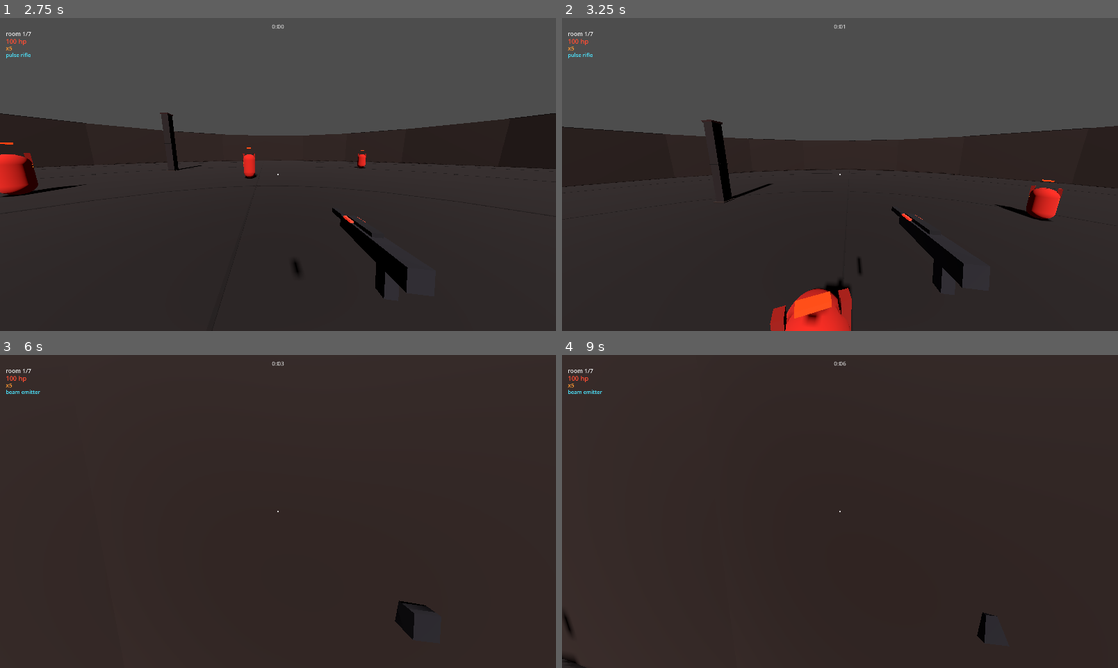
Above: before the commit, frames 1-4 (two rows, left to right).
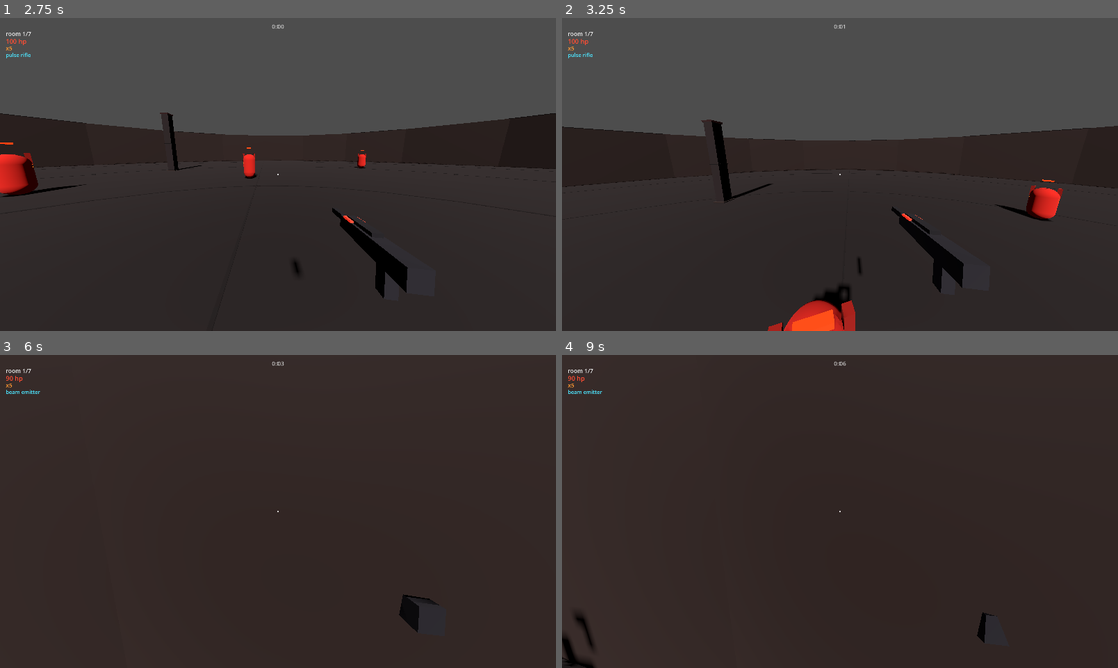
Above: after the commit, the same moments.

Repository: anshuman-krishna/rush-fracture
Game: Godot game, scene res://scenes/main_menu.tscn
The game is run twice, just before and just after one commit, with the same random seed, the same clock (stepped at 60 frames per second) and the same inputs.
Inputs (mouse positions are in pixels of both pictures, inside the frame that each line leads up to):
- Up to frame 1 (2.75 s): click (278, 193) at 0.52 s; type "12" at 0.6 s; click (278, 212) at 0.75 s; type "12" at 0.83 s; click "start run" at 1.25 s; tap Enter at 2 s; move the mouse to (305, 174) at 2.02 s; hold W (move_forward) from 2.03 s (still down); tap Shift (dash) at 2.1 s; tap Space (jump) at 2.27 s
- Up to frame 2 (3.25 s): keep holding W (move_forward); move the mouse to (812, 174) at 2.77 s; click (812, 174) at 2.85 s; tap Space (jump) at 3.02 s
- Up to frame 3 (6 s): keep holding W (move_forward); move the mouse to (289, 505) at 3.52 s; tap 1 (weapon_1) at 3.6 s; move the mouse to (272, 517) at 4.27 s; tap 2 (weapon_2) at 4.35 s; tap Space (jump) at 4.52, 5.27 s; move the mouse to (316, 514) at 5.02 s; tap 3 (weapon_3) at 5.1 s; move the mouse to (233, 508) at 5.77 s; tap Shift (dash) at 5.85 s
- Up to frame 4 (9 s): tap Space (jump) at 6.02, 7.52, 8.27 s; move the mouse to (845, 511) at 6.52 s; press the mouse at (845, 511) at 6.53 s; move the mouse to (817, 505) at 7.27 s; release W (move_forward) at 7.28 s; release the mouse at (817, 505) at 7.28 s; hold D (move_right) 7.28-8.03 s; tap 1 (weapon_1) at 7.35 s; move the mouse to (867, 511) at 8.02 s; hold W (move_forward) from 8.03 s (still down); tap 2 (weapon_2) at 8.1 s; move the mouse to (812, 511) at 8.77 s; tap 3 (weapon_3) at 8.85 s

Frame 1 is identical in both runs. In frame 2, 1.5% of the frame differs, in the area x 37-90%, y 53-100%; in frame 3, 0.3%; in frame 4, 0.3%.

Commit message:
steer melee enemies around obstacles

Diff:
--- a/game-client/systems/enemy/dasher_controller.gd
+++ b/game-client/systems/enemy/dasher_controller.gd
@@ -92,8 +92,8 @@
 
 
 func _chase(delta: float) -> void:
-	var direction: Vector3 = (target.global_position - global_position).normalized()
-	direction.y = 0
+	var desired: Vector3 = (target.global_position - global_position).normalized()
+	var direction: Vector3 = _steer_around_obstacles(desired)
 	velocity.x = move_toward(velocity.x, direction.x * move_speed, 18.0 * delta)
 	velocity.z = move_toward(velocity.z, direction.z * move_speed, 18.0 * delta)
 
--- a/game-client/systems/enemy/displacer_controller.gd
+++ b/game-client/systems/enemy/displacer_controller.gd
@@ -117,8 +117,8 @@
 
 
 func _chase(delta: float) -> void:
-	var direction: Vector3 = (target.global_position - global_position).normalized()
-	direction.y = 0
+	var desired: Vector3 = (target.global_position - global_position).normalized()
+	var direction: Vector3 = _steer_around_obstacles(desired)
 	velocity.x = move_toward(velocity.x, direction.x * move_speed, 20.0 * delta)
 	velocity.z = move_toward(velocity.z, direction.z * move_speed, 20.0 * delta)
 
--- a/game-client/systems/enemy/enemy_base.gd
+++ b/game-client/systems/enemy/enemy_base.gd
@@ -11,6 +11,15 @@
 
 const ARENA_RADIUS: float = 33.0
 const FALL_DEATH_Y: float = -20.0
+
+const STEER_PROBE_DISTANCE: float = 1.5
+# small enough to clear either origin convention used across enemy scenes
+# (some sit at floor level, some at capsule-center) while still landing
+# inside any obstacle's vertical span (shortest pillar is 1.5m tall).
+const STEER_PROBE_HEIGHT: float = 0.5
+# probe angles in radians, straight ahead first then widening left/right —
+# 0, ±25, ±50, ±75 degrees
+const STEER_ANGLES: PackedFloat32Array = [0.0, 0.436, -0.436, 0.873, -0.873, 1.309, -1.309]
 
 var gravity: float = ProjectSettings.get_setting("physics/3d/default_gravity")
 var target: CharacterBody3D
@@ -52,6 +61,39 @@
 		var players: Array[Node] = get_tree().get_nodes_in_group("player")
 		if players.size() > 0:
 			target = players[0] as CharacterBody3D
+
+
+## probes the desired direction and, if something's in the way, a widening
+## fan of angles left/right of it — returns the first clear direction found.
+## melee enemies used to walk straight at the target and permanently get
+## stuck against room obstacles (a pillar was enough to fully neutralize
+## them); this is a lightweight steer-around fallback, not real pathfinding
+## (no NavigationAgent3D/navmesh — see REMAINING.md for why that's a bigger,
+## harder-to-verify change).
+func _steer_around_obstacles(desired_direction: Vector3) -> Vector3:
+	var flat_dir: Vector3 = desired_direction
+	flat_dir.y = 0
+	if flat_dir.length() < 0.01:
+		return flat_dir
+	flat_dir = flat_dir.normalized()
+
+	var space_state: PhysicsDirectSpaceState3D = get_world_3d().direct_space_state
+	var from: Vector3 = global_position + Vector3(0, STEER_PROBE_HEIGHT, 0)
+
+	for angle: float in STEER_ANGLES:
+		var probe_dir: Vector3 = flat_dir.rotated(Vector3.UP, angle)
+		var query: PhysicsRayQueryParameters3D = PhysicsRayQueryParameters3D.create(
+			from, from + probe_dir * STEER_PROBE_DISTANCE
+		)
+		query.collision_mask = 1  # obstacles/terrain only, not other entities
+		query.exclude = [get_rid()]
+		var result: Dictionary = space_state.intersect_ray(query)
+		if result.is_empty():
+			return probe_dir
+
+	# every probe angle blocked (fully boxed in) — fall back to the direct
+	# line; move_and_slide will still slide along whatever it hits.
+	return flat_dir
 
 
 ## keeps the enemy inside the arena disc. call before the final
--- a/game-client/systems/enemy/enemy_controller.gd
+++ b/game-client/systems/enemy/enemy_controller.gd
@@ -45,8 +45,8 @@
 
 
 func _chase(delta: float) -> void:
-	var direction: Vector3 = (target.global_position - global_position).normalized()
-	direction.y = 0
+	var desired: Vector3 = (target.global_position - global_position).normalized()
+	var direction: Vector3 = _steer_around_obstacles(desired)
 
 	velocity.x = move_toward(velocity.x, direction.x * move_speed, 20.0 * delta)
 	velocity.z = move_toward(velocity.z, direction.z * move_speed, 20.0 * delta)
--- a/game-client/systems/enemy/exploder_controller.gd
+++ b/game-client/systems/enemy/exploder_controller.gd
@@ -46,8 +46,8 @@
 
 
 func _chase(delta: float) -> void:
-	var direction: Vector3 = (target.global_position - global_position).normalized()
-	direction.y = 0
+	var desired: Vector3 = (target.global_position - global_position).normalized()
+	var direction: Vector3 = _steer_around_obstacles(desired)
 	velocity.x = move_toward(velocity.x, direction.x * move_speed, 25.0 * delta)
 	velocity.z = move_toward(velocity.z, direction.z * move_speed, 25.0 * delta)
 
--- a/game-client/systems/enemy/tank_controller.gd
+++ b/game-client/systems/enemy/tank_controller.gd
@@ -50,8 +50,8 @@
 
 
 func _chase(delta: float) -> void:
-	var direction: Vector3 = (target.global_position - global_position).normalized()
-	direction.y = 0
+	var desired: Vector3 = (target.global_position - global_position).normalized()
+	var direction: Vector3 = _steer_around_obstacles(desired)
 	velocity.x = move_toward(velocity.x, direction.x * move_speed, 12.0 * delta)
 	velocity.z = move_toward(velocity.z, direction.z * move_speed, 12.0 * delta)
 
Not shown, changed: REMAINING.md
